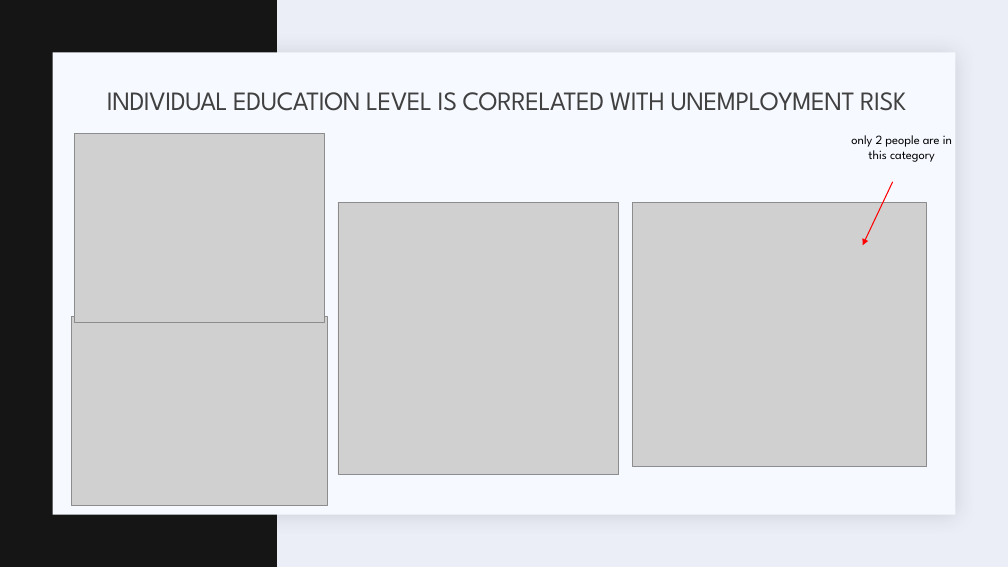
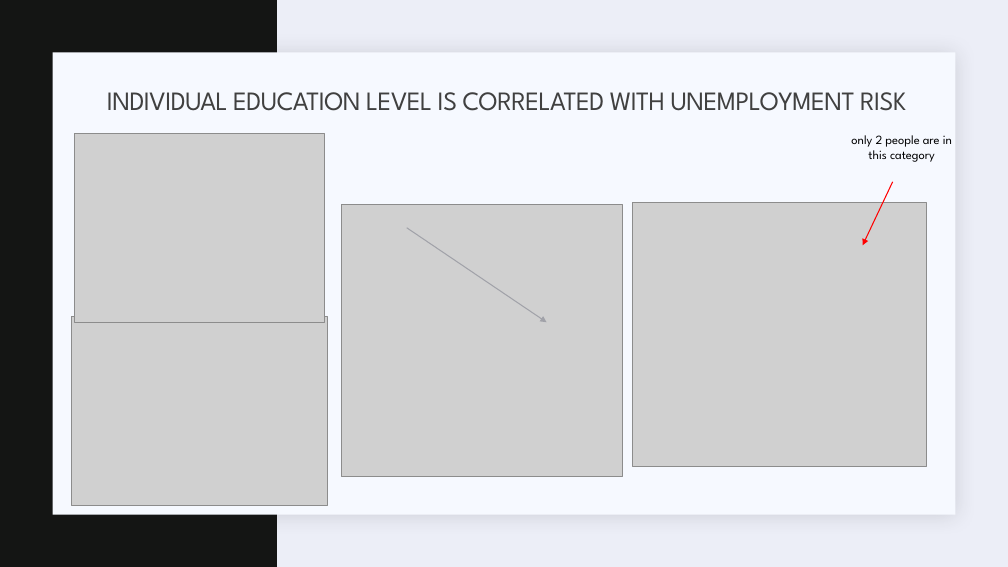
Before and after one commit to hehill/Project1_Team3, a slide deck: slide 8 of Presentation/Presentation_draft.pptx. Drawn at 1008x567 pixels with LibreOffice and Linux fonts; fonts in the diff are those of the drawing; grey boxes stand for pictures. Boxes give left, top, right and bottom in pixels: in the first picture for what was removed or moved away, otherwise in the second. Text is boxed around its words. In the diff, an @@ line names an element or a change of style, - is before the commit and + after.

Commit message:
updated presentation and sorted education levels

```diff
--- a/Presentation/Presentation_draft.pptx
+++ b/Presentation/Presentation_draft.pptx
@@ picture: place and size @@
-picture at (338,202,619,474)
+picture at (342,205,623,477)
@@ arrow added from (407, 228) to (547, 322), #A1A2A9 1 pt @@
```
Also in this commit, not shown: 6 other slides changed, 6 other files.
